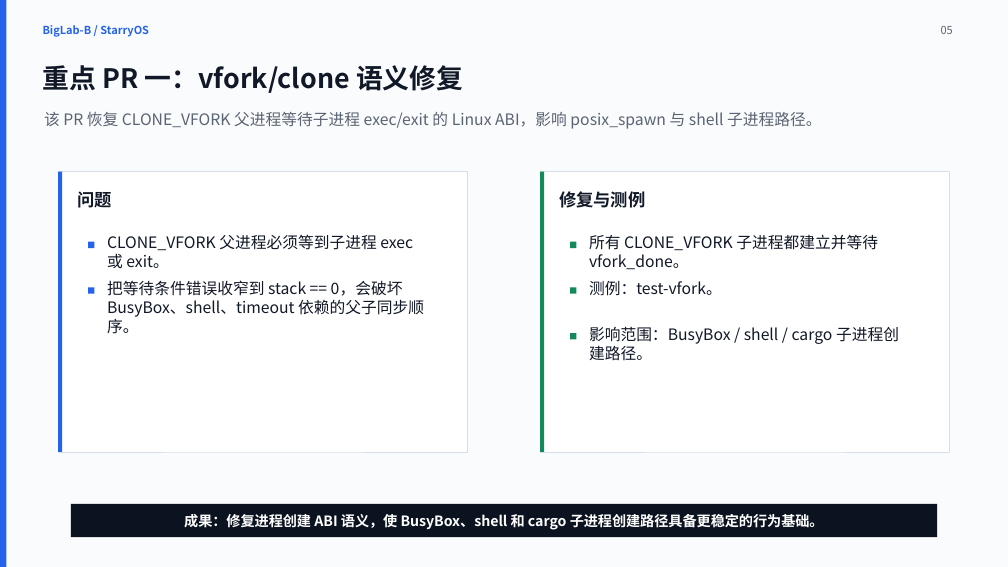
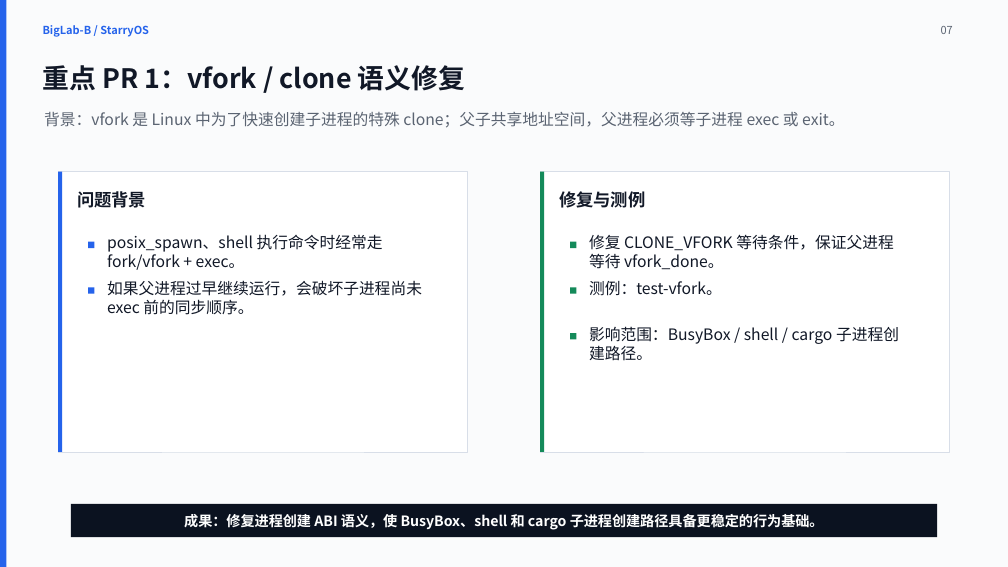
Before and after one commit to yks23/Auto-OS, a slide deck: slide 7 of showtime-2/final/biglab-b-final-yang-kaisen-minimal.pptx (slide 5 before the commit). Drawn at 1008x567 pixels with LibreOffice and Linux fonts; fonts in the diff are those of the drawing. Boxes give left, top, right and bottom in pixels: in the first picture for what was removed or moved away, otherwise in the second. Text is boxed around its words. In the diff, an @@ line names an element or a change of style, - is before the commit and + after.

```diff
--- a/showtime-2/final/biglab-b-final-yang-kaisen-minimal.pptx
+++ b/showtime-2/final/biglab-b-final-yang-kaisen-minimal.pptx
@@ text at (x1=941, y1=26, x2=953, y2=34): text changed @@
-05
+07
@@ text at (x1=43, y1=65, x2=465, y2=91): text changed @@
-重点 PR 一：vfork/clone 语义修复
+重点 PR 1：vfork / clone 语义修复
@@ text at (x1=44, y1=112, x2=844, y2=128): text changed @@
-该 PR 恢复 CLONE_VFORK 父进程等待子进程 exec/exit 的 Linux ABI，影响 posix_spawn 与 shell 子进程路径。
+背景：vfork 是 Linux 中为了快速创建子进程的特殊 clone；父子共享地址空间，父进程必须等子进程 exec 或 exit。
@@ text at (x1=77, y1=191, x2=146, y2=208): text changed @@
-问题
+问题背景
@@ text at (x1=107, y1=234, x2=383, y2=270): text changed @@
-CLONE_VFORK 父进程必须等到子进程 exec 或 exit。
+posix_spawn、shell 执行命令时经常走 fork/vfork + exec。
@@ text at (x1=589, y1=234, x2=893, y2=270): text changed @@
-所有 CLONE_VFORK 子进程都建立并等待 vfork_done。
+修复 CLONE_VFORK 等待条件，保证父进程等待 vfork_done。
@@ text at (x1=107, y1=280, x2=422, y2=315): text changed @@
-把等待条件错误收窄到 stack == 0，会破坏 BusyBox、shell、timeout 依赖的父子同步顺序。
+如果父进程过早继续运行，会破坏子进程尚未 exec 前的同步顺序。
```
Also in this commit, not shown: 7 other slides changed, 7 slides added, 6 slides removed, 18 other files.
